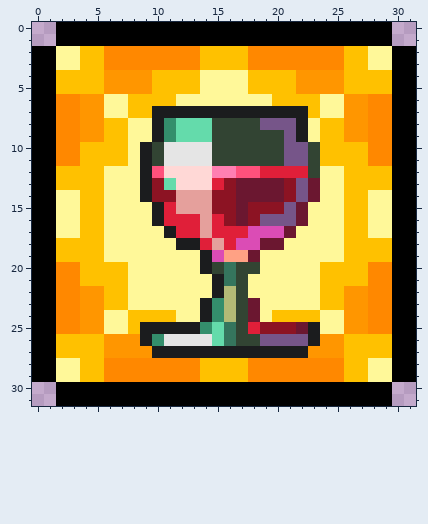
Edited in one commit: pixel-art sprite (Sources/Modules/FoodModule/Buffs/ModDrinkBuffs/RedWineBuff.png). The picture above was drawn from the file before the commit.
The file is 32x32 pixels.
After the commit:
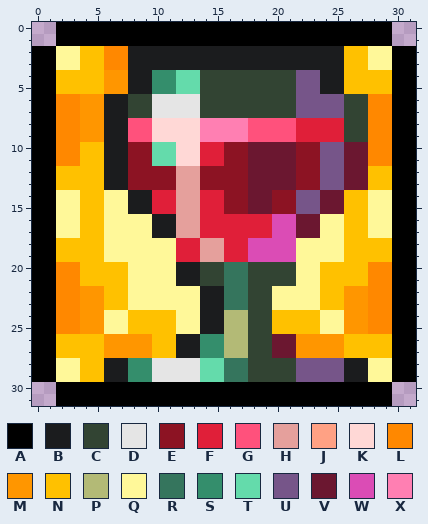
Palette (. is transparent): A #000000  B #1b1c1e  C #324433  D #e5e5e5  E #8c1323  F #e01f39  G #ff517c  H #e5a09c  J #ffa184  K #ffd8d6  L #ff8800  M #ff9600  N #ffc100  P #b3ba76  Q #fff899  R #35755d  S #348e6c  T #64dbab  U #765589  V #6b1730  W #db4cb5  X #ff7fb2
What changed:
@@ x 0..31 @@
  1 ..AAAAAAAAAAAAAAAAAAAAAAAAAAAA..
- 2 AAQQNNLLLLLLLLNNNNLLLLLLLLNNQQAA
- 3 AAQQNNLLLLLLLLNNNNLLLLLLLLNNQQAA
- 4 AANNNNMMMMNNNNQQQQNNNNMMMMNNNNAA
- 5 AANNNNMMMMNNNNQQQQNNNNMMMMNNNNAA
- 6 AALLMMQQNNNNQQQQQQQQNNNNQQMMLLAA
- 7 AALLMMQQNNBBBBBBBBBBBBBNQQMMLLAA
- 8 AALLMMNNQQBSTTTCCCCUUUBQNNMMLLAA
- 9 AALLMMNNQQBSTTTCCCCCCUBQNNMMLLAA
-10 AALLNNNNQBCDDDDCCCCCCUUCNNNNLLAA
-11 AALLNNNNQBCDDDDCCCCCCUUCNNNNLLAA
-12 AANNNNQQQBGKKKKXXGGFFFFCQQNNNNAA
-13 AANNNNQQQBETKKKFEVVVVEUVQQNNNNAA
-14 AAQQNNQQQBEEHHHEEVVVVEUVQQNNQQAA
-15 AAQQNNQQQQBFHHHEEVEEEUVQQQNNQQAA
-16 AAQQNNQQQQBFFFHFEVEUUUVQQQNNQQAA
-17 AAQQNNQQQQQBFFHFFFWWWVQQQQNNQQAA
-18 AANNNNQQQQQQBBFHFWWVVQQQQQNNNNAA
-19 AANNNNQQQQQQQQBWJJVQQQQQQQNNNNAA
-20 AALLNNNNQQQQQQBCRCCQQQQQNNNNLLAA
-21 AALLNNNNQQQQQQQBRCQQQQQQNNNNLLAA
-22 AALLMMNNQQQQQQQBPCQQQQQQNNMMLLAA
-23 AALLMMNNQQQQQQBSPCVQQQQQNNMMLLAA
-24 AALLMMQQNNNNQQBSPCVQNNNNQQMMLLAA
-25 AALLMMQQNBBBBBSTRCFEEEVBQQMMLLAA
-26 AANNNNMMMBSDDDDTRCCUUUUBMMNNNNAA
-27 AANNNNMMMMBBBBBBBBBBBBBMMMNNNNAA
-28 AAQQNNLLLLLLLLNNNNLLLLLLLLNNQQAA
-29 AAQQNNLLLLLLLLNNNNLLLLLLLLNNQQAA
+ 2 AAQQNNLLBBBBBBBBBBBBBBBBBBNNQQAA
+ 3 AAQQNNLLBBBBBBBBBBBBBBBBBBNNQQAA
+ 4 AANNNNMMBBSSTTCCCCCCCCUUBBNNNNAA
+ 5 AANNNNMMBBSSTTCCCCCCCCUUBBNNNNAA
+ 6 AALLMMBBCCDDDDCCCCCCCCUUUUCCLLAA
+ 7 AALLMMBBCCDDDDCCCCCCCCUUUUCCLLAA
+ 8 AALLMMBBGGKKKKXXXXGGGGFFFFCCLLAA
+ 9 AALLMMBBGGKKKKXXXXGGGGFFFFCCLLAA
+10 AALLNNBBEETTKKFFEEVVVVEEUUVVLLAA
+11 AALLNNBBEETTKKFFEEVVVVEEUUVVLLAA
+12 AANNNNBBEEEEHHEEEEVVVVEEUUVVNNAA
+13 AANNNNBBEEEEHHEEEEVVVVEEUUVVNNAA
+14 AAQQNNQQBBFFHHFFEEVVEEUUVVNNQQAA
+15 AAQQNNQQBBFFHHFFEEVVEEUUVVNNQQAA
+16 AAQQNNQQQQBBHHFFFFFFWWVVQQNNQQAA
+17 AAQQNNQQQQBBHHFFFFFFWWVVQQNNQQAA
+18 AANNNNQQQQQQFFHHFFWWWWQQQQNNNNAA
+19 AANNNNQQQQQQFFHHFFWWWWQQQQNNNNAA
+20 AALLNNNNQQQQBBCCRRCCCCQQNNNNLLAA
+21 AALLNNNNQQQQBBCCRRCCCCQQNNNNLLAA
+22 AALLMMNNQQQQQQBBRRCCQQQQNNMMLLAA
+23 AALLMMNNQQQQQQBBRRCCQQQQNNMMLLAA
+24 AALLMMQQNNNNQQBBPPCCNNNNQQMMLLAA
+25 AALLMMQQNNNNQQBBPPCCNNNNQQMMLLAA
+26 AANNNNMMMMNNBBSSPPCCVVMMMMNNNNAA
+27 AANNNNMMMMNNBBSSPPCCVVMMMMNNNNAA
+28 AAQQNNBBSSDDDDTTRRCCCCUUUUBBQQAA
+29 AAQQNNBBSSDDDDTTRRCCCCUUUUBBQQAA
 30 ..AAAAAAAAAAAAAAAAAAAAAAAAAAAA..
Where, in picture pixels (left, top, right, bottom), the same in both pictures:
changed: (104, 46, 368, 382)
